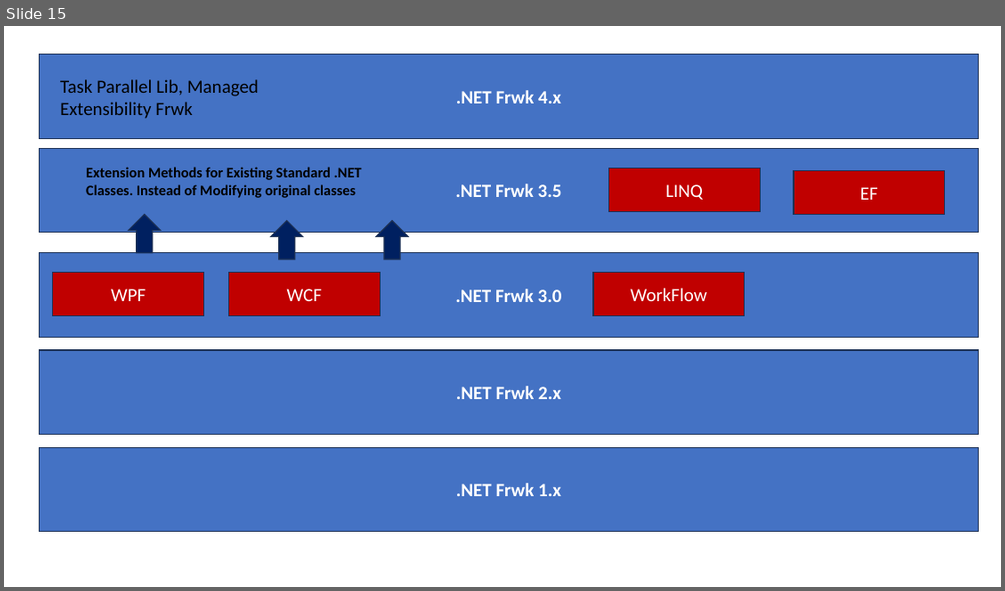
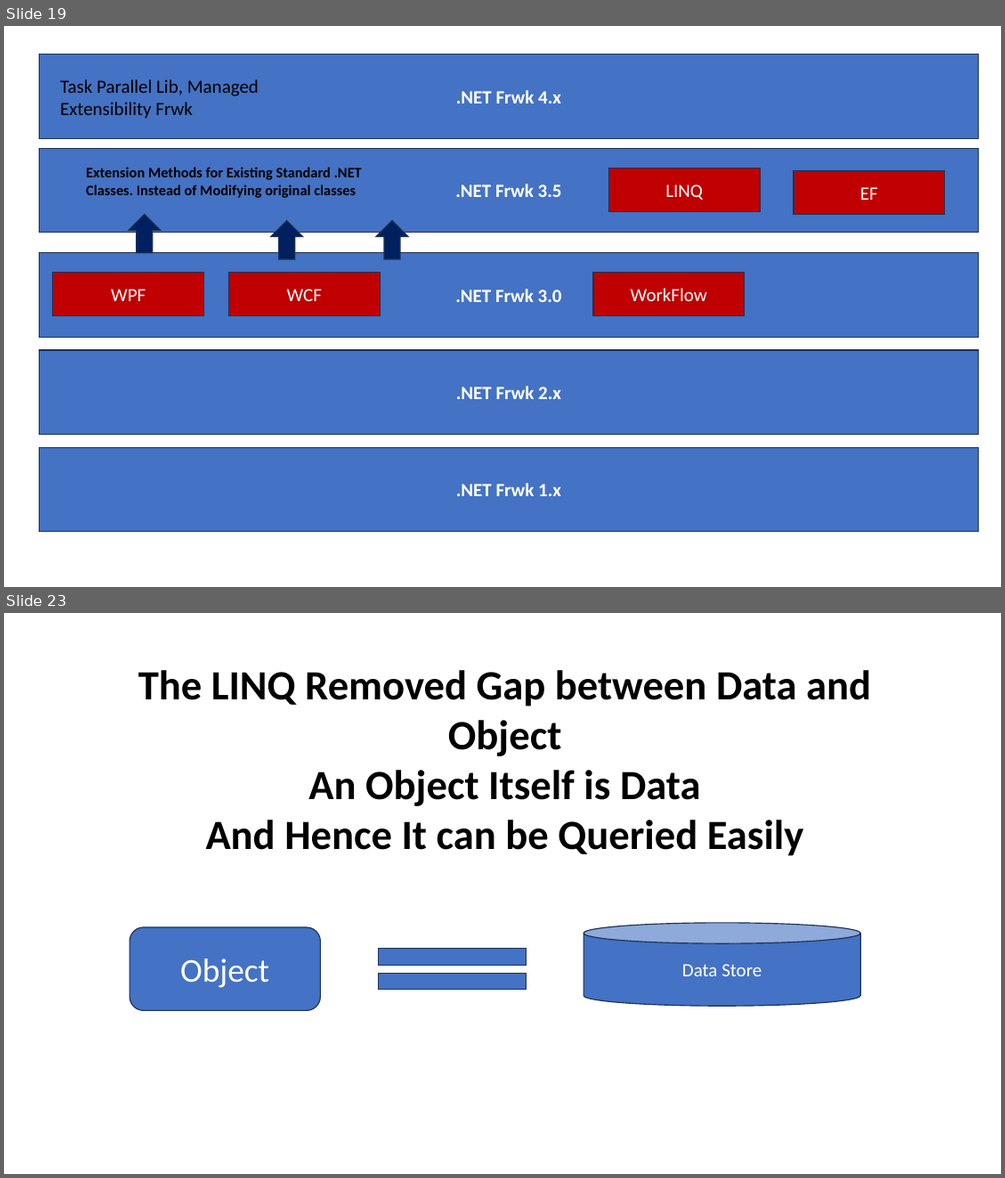
Before and after one commit to maheshsabnis/capita_sept_2023_Oct, a slide deck: Images.pptx. Shown one above the other, each under a label of ours: slide 15 before the commit, slides 19 and 23 after it; the slides between them are not shown. The pictures are 1005x591 and 1005x1178 pixels, drawn with LibreOffice and Linux fonts; fonts in the diff are those of the drawing. Boxes give left, top, right and bottom in pixels: in the first picture for what was removed or moved away, otherwise in the second. Text is boxed around its words. In the diff, an @@ line names an element or a change of style, - is before the commit and + after.

```diff
--- a/Images.pptx
+++ b/Images.pptx
@@ slide 23 added at bbox=[4, 613, 1001, 1174], background #FFFFFF @@
@@ text added at bbox=[138, 670, 871, 856], 40 pt, text #000000, bold @@
+The LINQ Removed Gap between Data and Object
+An Object Itself is Data
+And Hence It can be Queried Easily
@@ rounded rectangle added at bbox=[129, 927, 320, 1010], fill #4472C4, outline #1E3256 1 pt, 32 pt, text #FFFFFF @@
+Object
@@ cylinder added at bbox=[583, 923, 860, 1005], fill #4472C4, outline #1E3256 1 pt, 18 pt, text #FFFFFF @@
+Data Store
@@ math equal added at bbox=[352, 933, 552, 1004], fill #4472C4, outline #1E3256 1 pt @@
@@ what was slide 15 is now slide 19 @@
```
Also in this commit, not shown: 8 other slides added, 37 other files.
